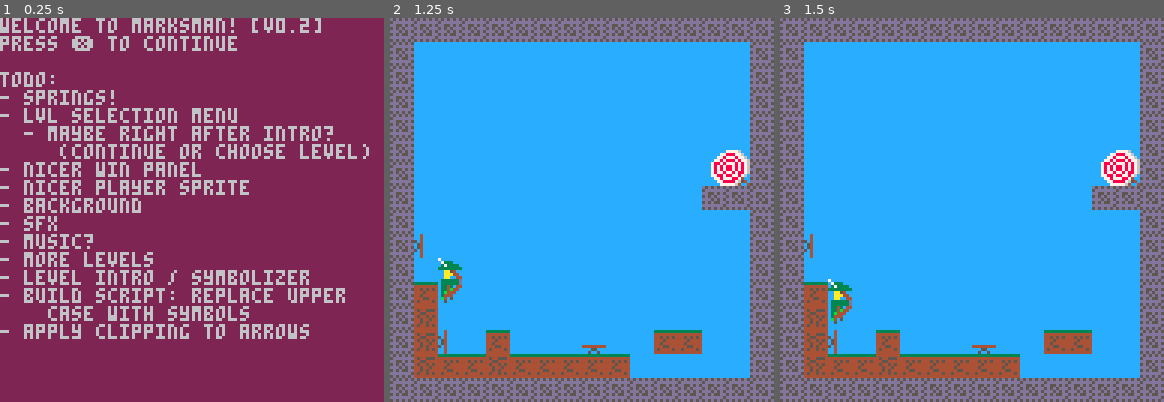
Above: before the commit, frames 1-3 (left to right).
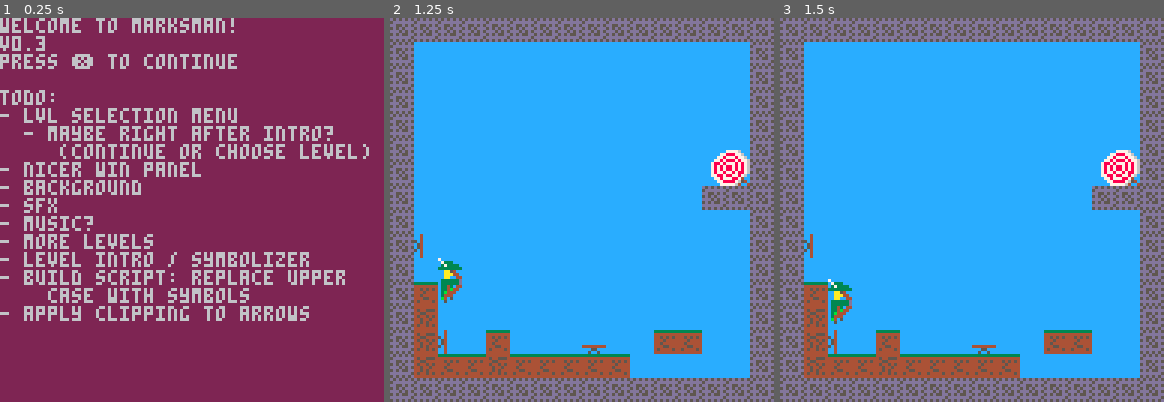
Above: after the commit, the same moments.

Repository: tupini07/games
Game: PICO-8 cartridge Marksman/Marksman.p8
Same seed, same stepped clock (60 frames per second), same inputs: the game is played once before the commit and once after it.
Inputs:
- Up to frame 1 (0.25 s): no input
- Up to frame 2 (1.25 s): tap O (Z key) at 0.33, 0.7 s; tap X (X key) at 1.07 s
- Up to frame 3 (1.5 s): tap O (Z key) at 1.43 s

The runs differ from the first frame. In frame 1, 11% of the frame differs, in the area x 0-90%, y 0-84%; in frame 2, nothing differs; in frame 3, nothing differs.

Commit message:
bump version

Diff:
--- a/Marksman/Marksman.p8
+++ b/Marksman/Marksman.p8
@@ -851,16 +851,15 @@
 
 local function draw()
     cls(2)
-    print("welcome to marksman! [v0.2]")
+    print("welcome to marksman!")
+    print("v0.3")
     print("press ❎ to continue")
 
     print("\ntodo:")
-    print("- springs!")
     print("- lvl selection menu")
     print("  - maybe right after intro?")
     print("     (continue or choose level)")
     print("- nicer win panel")
-    print("- nicer player sprite")
     print("- background")
     print("- sfx")
     print("- music?")
--- a/Marksman/src/states/intro_state.lua
+++ b/Marksman/src/states/intro_state.lua
@@ -10,16 +10,15 @@
 
 local function draw()
     cls(2)
-    print("welcome to marksman! [v0.2]")
+    print("welcome to marksman!")
+    print("v0.3")
     print("press ❎ to continue")
 
     print("\ntodo:")
-    print("- springs!")
     print("- lvl selection menu")
     print("  - maybe right after intro?")
     print("     (continue or choose level)")
     print("- nicer win panel")
-    print("- nicer player sprite")
     print("- background")
     print("- sfx")
     print("- music?")
